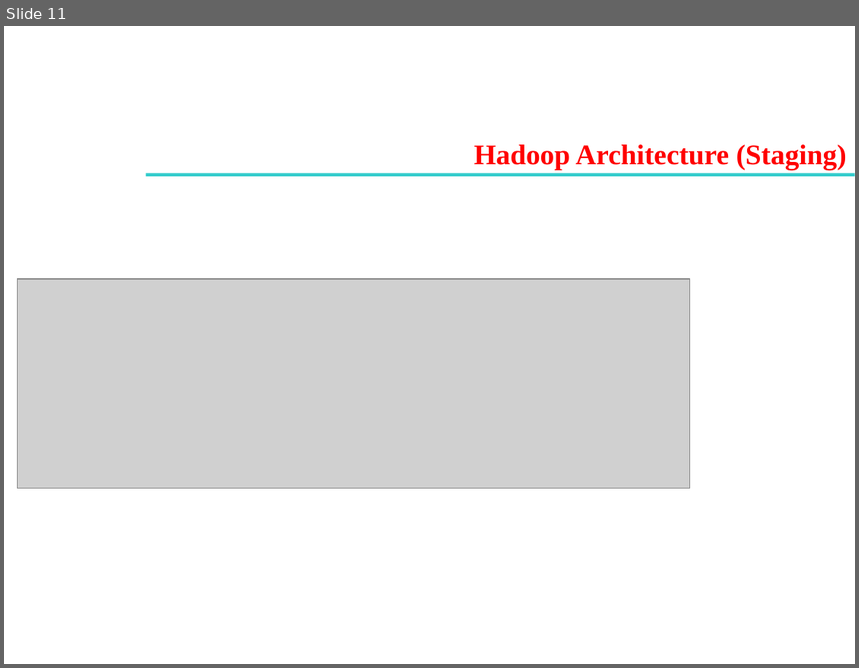
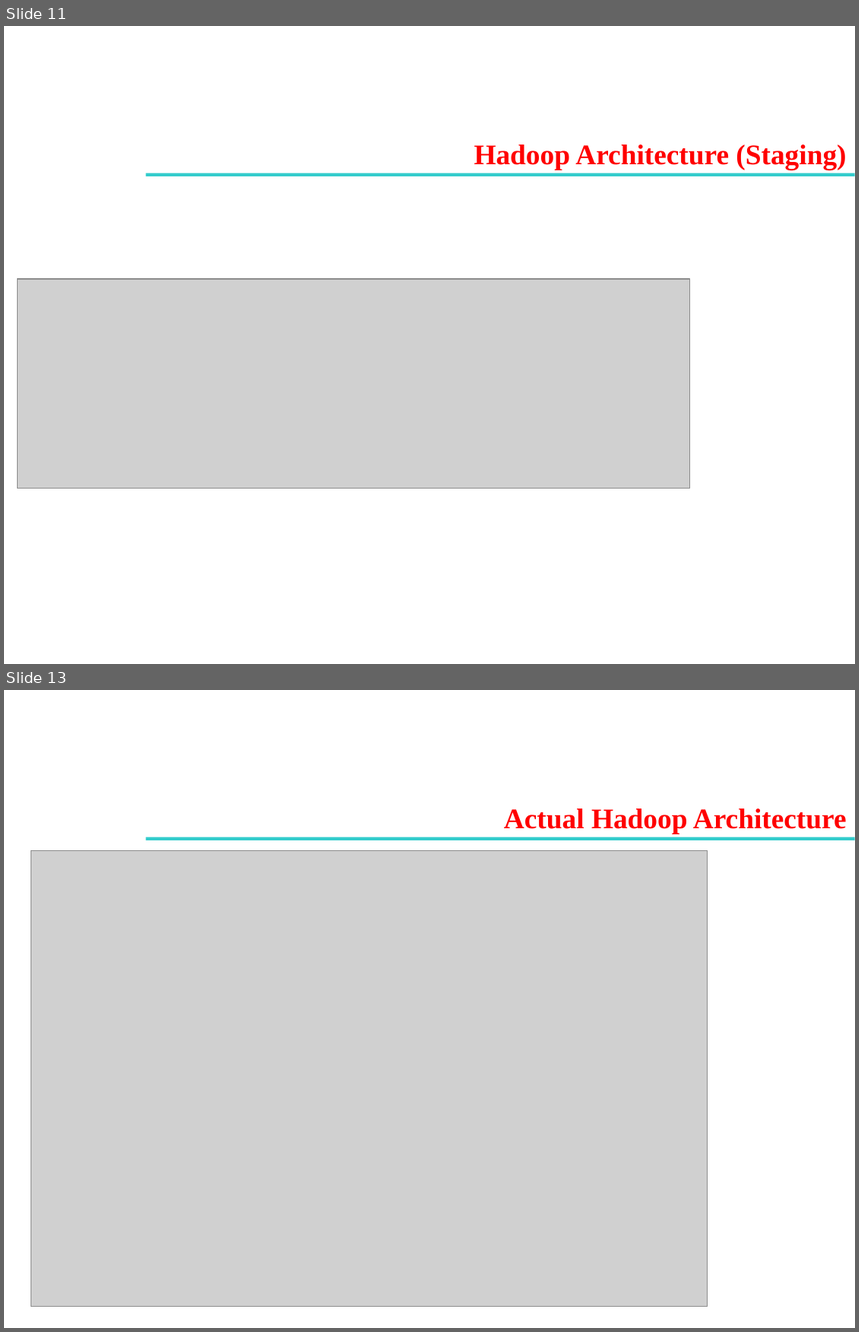
Before and after one commit to Gituser143/HDFS-Sim, a slide deck: presentations/Review 2 - Project Progress Presentation 2020.pptx. Shown one above the other, each under a label of ours: slide 11 before the commit, slides 11 and 13 after it; the slides between them are not shown. The pictures are 859x668 and 859x1332 pixels, drawn with LibreOffice and Linux fonts; fonts in the diff are those of the drawing; grey boxes stand for pictures; background and template pictures are left out. Boxes give left, top, right and bottom in pixels: in the first picture for what was removed or moved away, otherwise in the second. Text is boxed around its words. In the diff, an @@ line names an element or a change of style, - is before the commit and + after.

Commit message:
Fix

```diff
--- a/presentations/Review 2 - Project Progress Presentation 2020.pptx
+++ b/presentations/Review 2 - Project Progress Presentation 2020.pptx
@@ slide 13 added at (4, 690, 855, 1328), background picture (left out) @@
@@ text added at (504, 809, 847, 834), 24 pt, text #FF0000, bold @@
+Actual Hadoop Architecture
@@ rectangle added at (146, 837, 855, 840), fill #33CCCC @@
@@ picture added at (31, 851, 707, 1306) @@
```
Also in this commit, not shown: 1 slide changed.
